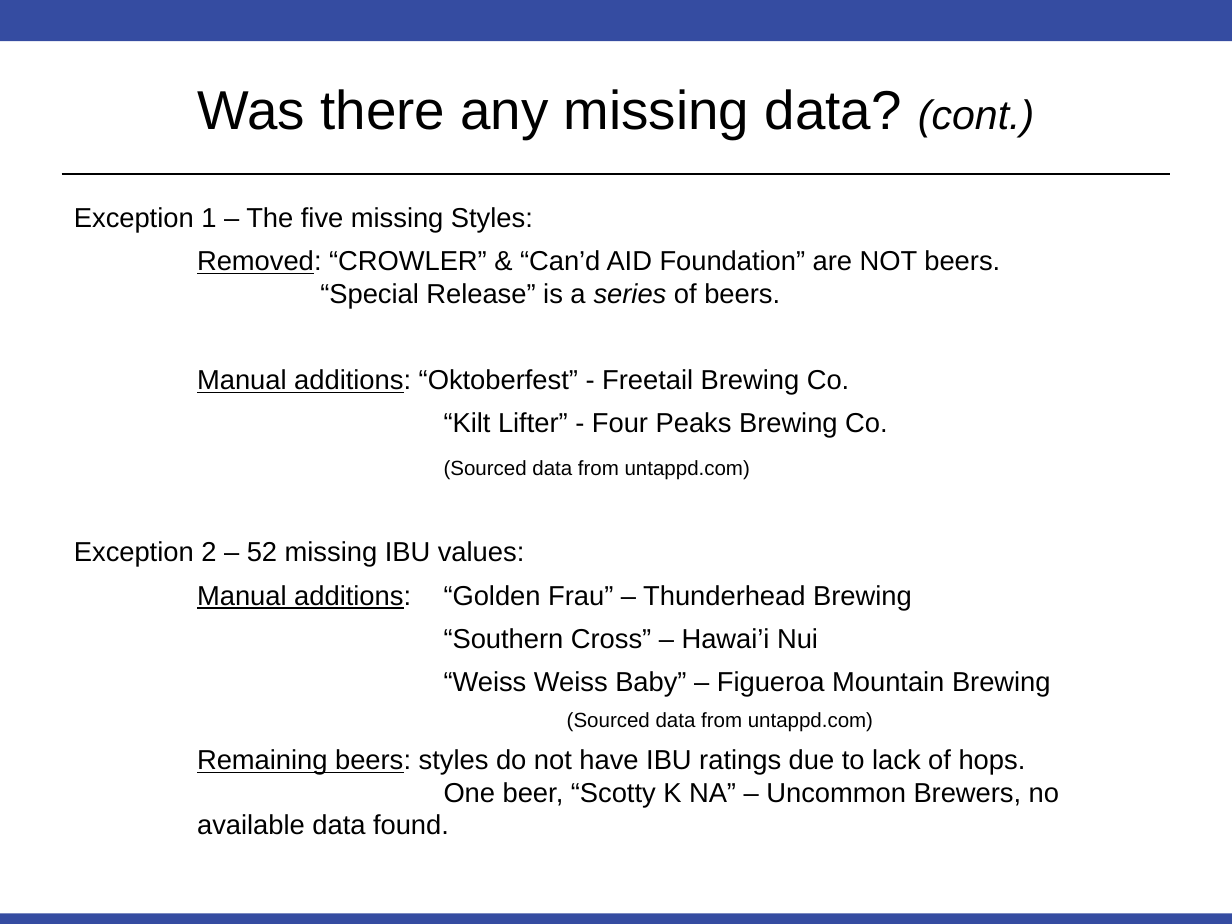
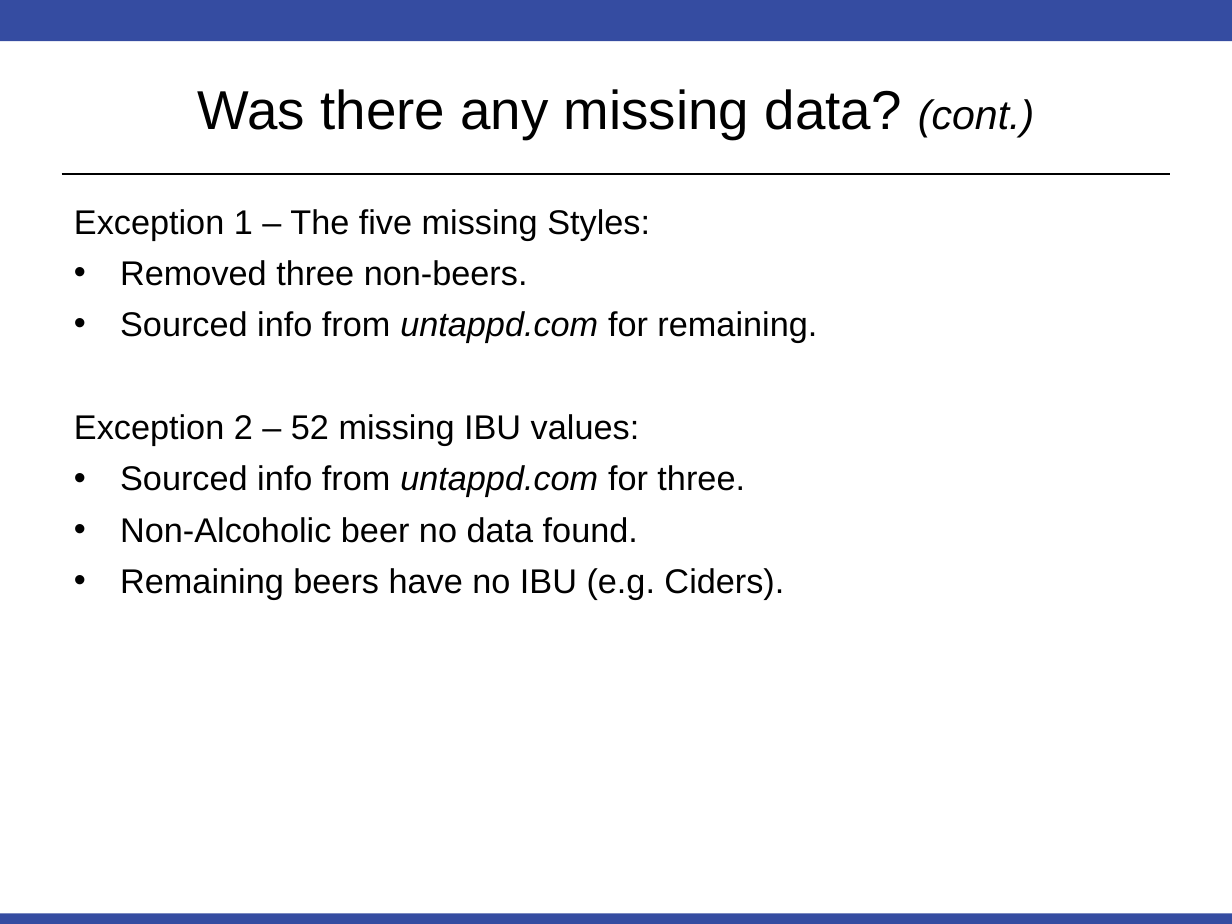
Before and after one commit to msherga/MSDS_6306_Doing-Data-Science, a slide deck: slide 3 of Unit 8 and 9 Case Study 1/EDA Slide Deck.pptx (slide 4 before the commit). Drawn at 1232x924 pixels with LibreOffice and Linux fonts; fonts in the diff are those of the drawing. Boxes give left, top, right and bottom in pixels: in the first picture for what was removed or moved away, otherwise in the second. Text is boxed around its words. In the diff, an @@ line names an element or a change of style, - is before the commit and + after.

Commit message:
updated deck

```diff
--- a/Unit 8 and 9 Case Study 1/EDA Slide Deck.pptx
+++ b/Unit 8 and 9 Case Study 1/EDA Slide Deck.pptx
@@ text at [74,209,650,446]: size 16 to 20 pt in "Exception 1 – The five missing Styles:", "Exception 2 – 52 missing IBU values:" @@
@@ text at [120,260,817,343]: text changed; size 16 to 20 pt @@
-Removed: “CROWLER” & “Can’d AID Foundation” are NOT beers.
-“Special Release” is a series of beers.
-Manual additions: “Oktoberfest” - Freetail Brewing Co.
-“Kilt Lifter” - Four Peaks Brewing Co.
-(Sourced data from untappd.com)
+• Removed three non-beers.
+• Sourced info from untappd.com for remaining.
@@ text at [120,465,784,600]: text changed; size 16 to 20 pt @@
-Manual additions: “Golden Frau” – Thunderhead Brewing
-“Southern Cross” – Hawai’i Nui
-“Weiss Weiss Baby” – Figueroa Mountain Brewing
-(Sourced data from untappd.com)
-Remaining beers: styles do not have IBU ratings due to lack of hops.
-One beer, “Scotty K NA” – Uncommon Brewers, no available data found.
+• Sourced info from untappd.com for three.
+• Non-Alcoholic beer no data found.
+• Remaining beers have no IBU (e.g. Ciders).
```
Also in this commit, not shown: 5 other slides changed, 2 slides added.
